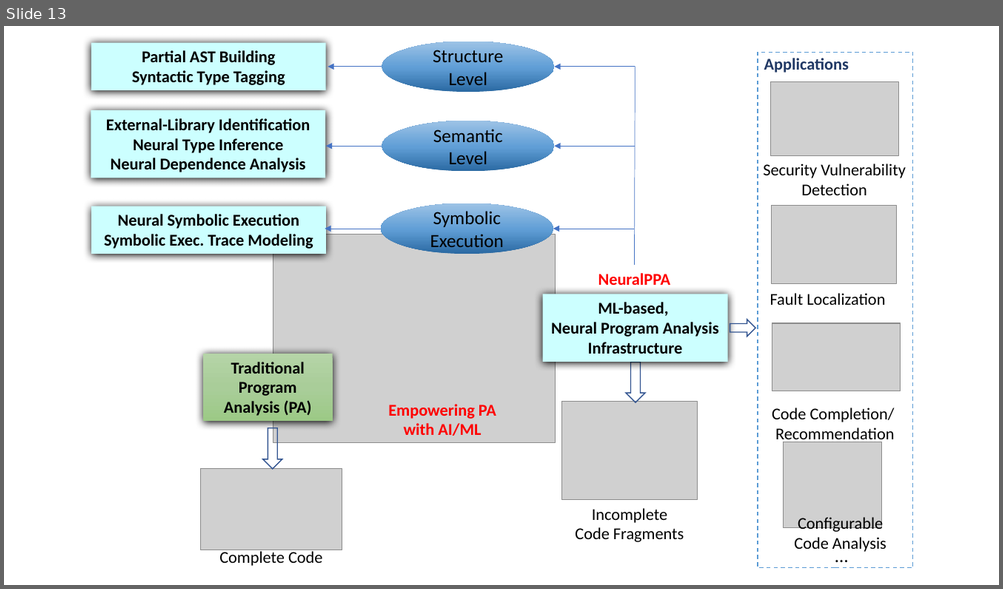
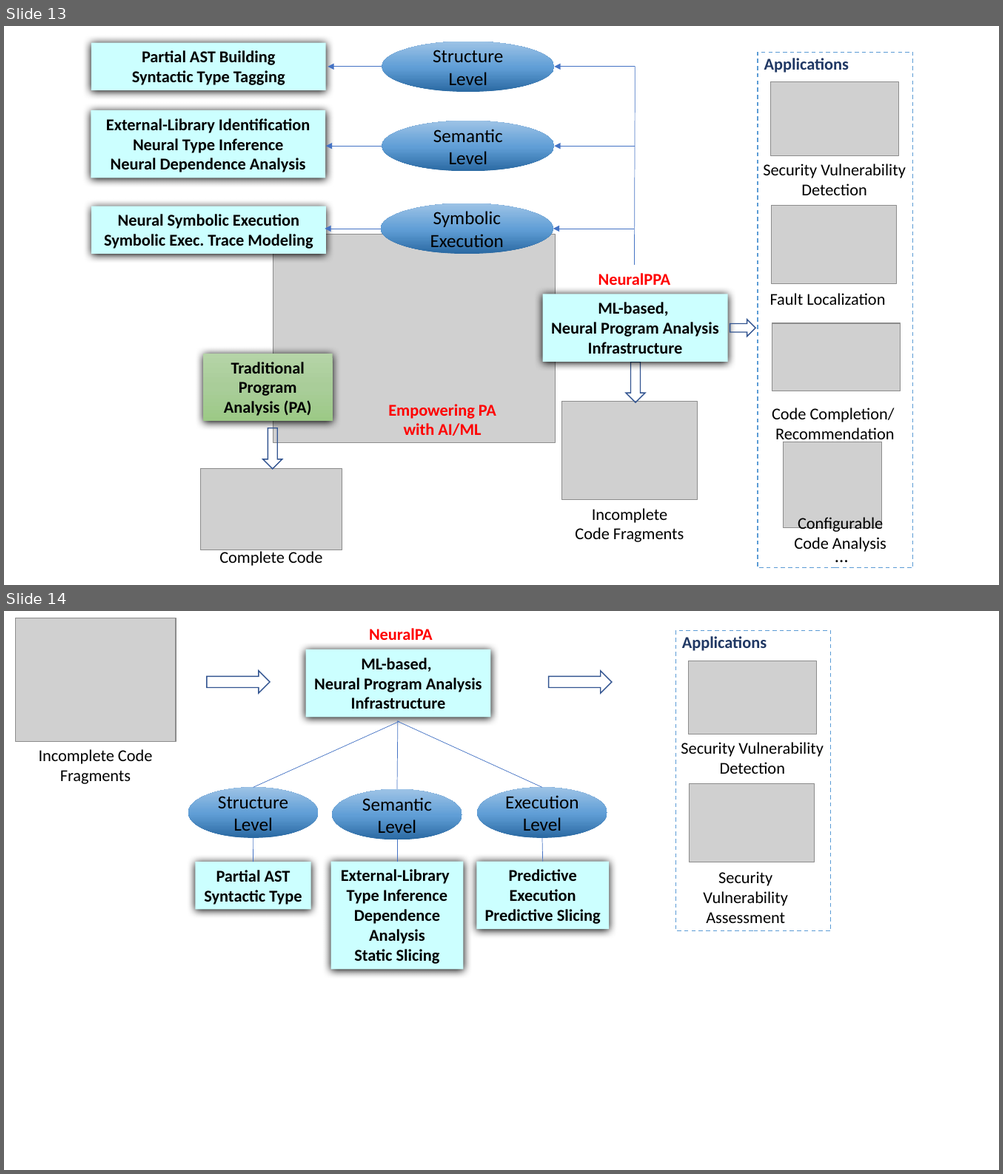
Before and after one commit to tien-n-nguyen/neuralppa, a slide deck: figures.pptx. Shown one above the other, each under a label of ours: slide 13 before the commit, slides 13 and 14 after it. The pictures are 1003x589 and 1003x1174 pixels, drawn with LibreOffice and Linux fonts; fonts in the diff are those of the drawing; grey boxes stand for pictures. Boxes give left, top, right and bottom in pixels: in the first picture for what was removed or moved away, otherwise in the second. Text is boxed around its words. In the diff, an @@ line names an element or a change of style, - is before the commit and + after.

```diff
--- a/figures.pptx
+++ b/figures.pptx
@@ slide 14 added at bbox=[4, 611, 999, 1170], background #FFFFFF @@
@@ picture added at bbox=[15, 618, 176, 741] @@
@@ text added at bbox=[369, 628, 432, 640], 16 pt, text #FF0000, bold @@
+NeuralPA
@@ rectangle added at bbox=[305, 649, 490, 718], fill #CCFFFF, 16 pt, text #000000, bold @@
+ML-based,
+Neural Program Analysis Infrastructure
@@ group added at bbox=[675, 630, 831, 931]: 3 texts, 2 pictures, 1 rectangle @@
+Security Vulnerability Detection
+Security Vulnerability Assessment
+Applications
@@ down arrow added at bbox=[207, 671, 270, 693], outline #325491 1 pt @@
@@ down arrow added at bbox=[549, 671, 612, 693], outline #325491 1 pt @@
@@ line added from (399, 721) to (253, 788), #4472C4 0.5 pt @@
@@ line added from (398, 721) to (397, 789), #4472C4 0.5 pt @@
@@ line added from (397, 721) to (542, 788), #4472C4 0.5 pt @@
@@ text added at bbox=[39, 749, 153, 784], 16 pt, text #000000 @@
+Incomplete Code Fragments
@@ ellipse added at bbox=[188, 788, 318, 839], fill gradient #2A69A2 to #609ED6 to #9DC3E6, 18 pt, text #000000 @@
+Structure Level
@@ ellipse added at bbox=[477, 788, 607, 839], fill gradient #2A69A2 to #609ED6 to #9DC3E6, 18 pt, text #000000 @@
+Execution Level
@@ ellipse added at bbox=[333, 789, 462, 840], fill gradient #2A69A2 to #609ED6 to #9DC3E6, 18 pt, text #000000 @@
+Semantic Level
@@ line added from (253, 838) to (253, 862), #4472C4 0.5 pt @@
@@ line added from (397, 840) to (397, 862), #4472C4 0.5 pt @@
@@ line added from (542, 838) to (543, 862), #4472C4 0.5 pt @@
@@ rectangle added at bbox=[195, 862, 310, 909], fill #CCFFFF, 16 pt, text #000000, bold @@
+Partial AST
+Syntactic Type
@@ rectangle added at bbox=[331, 862, 463, 970], fill #CCFFFF, 16 pt, text #000000, bold @@
+External-Library
+Type Inference
+Dependence Analysis
+Static Slicing
@@ rectangle added at bbox=[476, 862, 609, 930], fill #CCFFFF, 16 pt, text #000000, bold @@
+Predictive Execution
+Predictive Slicing
```
Also in this commit, not shown: 5 other files.
